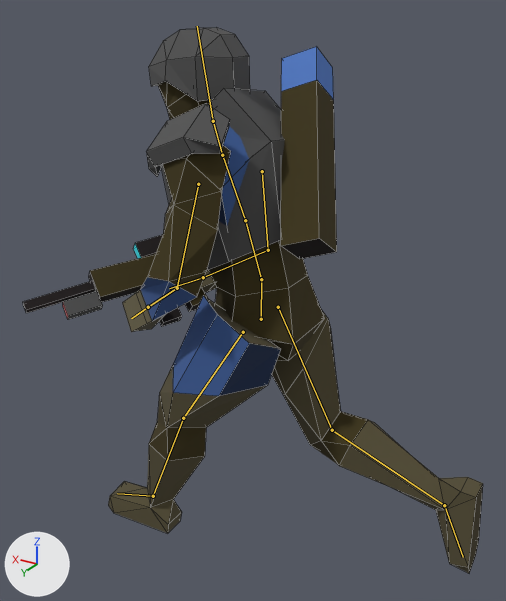
The Blender file art/models/units/infantry.atreides.blend as it was, and as the next commit left it.
Rendered twice from a 50 mm camera at (-0.979, 1.682, 1.753) aimed at (0.023, 0.011, 0.918). Lighting does not change. The marker at lower left points along +X, +Y and +Z. The picture after the commit comes second. Both versions are drawn at frame 1 of the action 'walk'; the numbers are the values there. The bones that bend it are drawn over the model as lines. Mesh edges are drawn as thin lines.

Objects in the first picture: 'armor1', 'armor2', 'body', 'up_rockets', 'weapons0', 'weapons2' and 1 more.
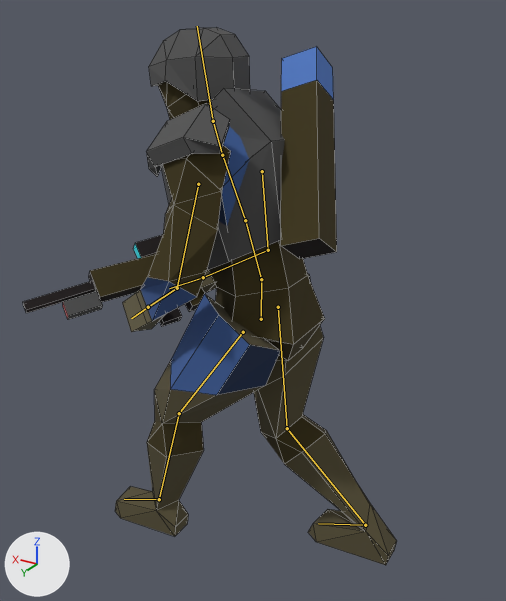
Boxes [x1, y1, x2, y2] around the edits, measured in the pictures (506 x 601 px):
```json
{"object": "body", "change": "posed", "before": [108, 82, 483, 573], "after": [115, 82, 397, 565], "on screen": "25% narrower"}
{"bone": "thigh.L", "before": "(243, 332) to (183, 418)", "after": "(243, 332) to (179, 413)"}
{"bone": "shin.L", "before": "(183, 418) to (153, 496)", "after": "(179, 413) to (159, 499)"}
{"bone": "foot.L", "before": "(153, 496) to (117, 493)", "after": "(159, 499) to (124, 499)"}
{"bone": "thigh.R", "before": "(278, 307) to (332, 430)", "after": "(278, 307) to (287, 428)"}
{"bone": "foot.R", "before": "(444, 505) to (463, 557)", "after": "(365, 525) to (318, 523)"}
```

The change, as JSON lines over the scene's bpy script:
```json
{"block": "bone_thigh_l", "where": "bone_thigh_l = bpy.data.objects['rig'].pose.bones['thigh.L']  # child of 'hips'"}
{"op": "set", "path": "bone_thigh_l.rotation_euler", "old": "(0.0175, 0.0, -0.524)", "new": "(0.0175, 0.0, -0.576)", "note": "degrees (1, 0, -30) -> degrees (1, 0, -33)"}
{"block": "bone_shin_l", "where": "bone_shin_l = bpy.data.objects['rig'].pose.bones['shin.L']  # child of 'thigh.L'"}
{"op": "set", "path": "bone_shin_l.rotation_euler", "old": "(0.0, 0.0, 0.105)", "new": "(0.0175, 0.0, 0.262)", "note": "degrees (0, 0, 6) -> degrees (1, 0, 15)"}
{"block": "bone_foot_l", "where": "bone_foot_l = bpy.data.objects['rig'].pose.bones['foot.L']  # child of 'shin.L'"}
{"op": "set", "path": "bone_foot_l.rotation_euler", "old": "(-0.332, 0.0175, 0.14)", "new": "(-0.279, 0.0175, 0.122)", "note": "degrees (-19, 1, 8) -> degrees (-16, 1, 7)"}
{"block": "bone_thigh_r", "where": "bone_thigh_r = bpy.data.objects['rig'].pose.bones['thigh.R']  # child of 'hips'"}
{"op": "set", "path": "bone_thigh_r.rotation_euler", "old": "(-0.0175, 0.0, 0.524)", "new": "(0.0, 0.0, 0.122)", "note": "degrees (-1, 0, 30) -> degrees (0, 0, 7)"}
{"block": "bone_foot_r", "where": "bone_foot_r = bpy.data.objects['rig'].pose.bones['foot.R']  # child of 'shin.R'"}
{"op": "set", "path": "bone_foot_r.rotation_euler", "old": "(-0.384, 0.0349, 0.157)", "new": "(0.733, 0.105, -0.279)", "note": "degrees (-22, 2, 9) -> degrees (42, 6, -16)"}
```
